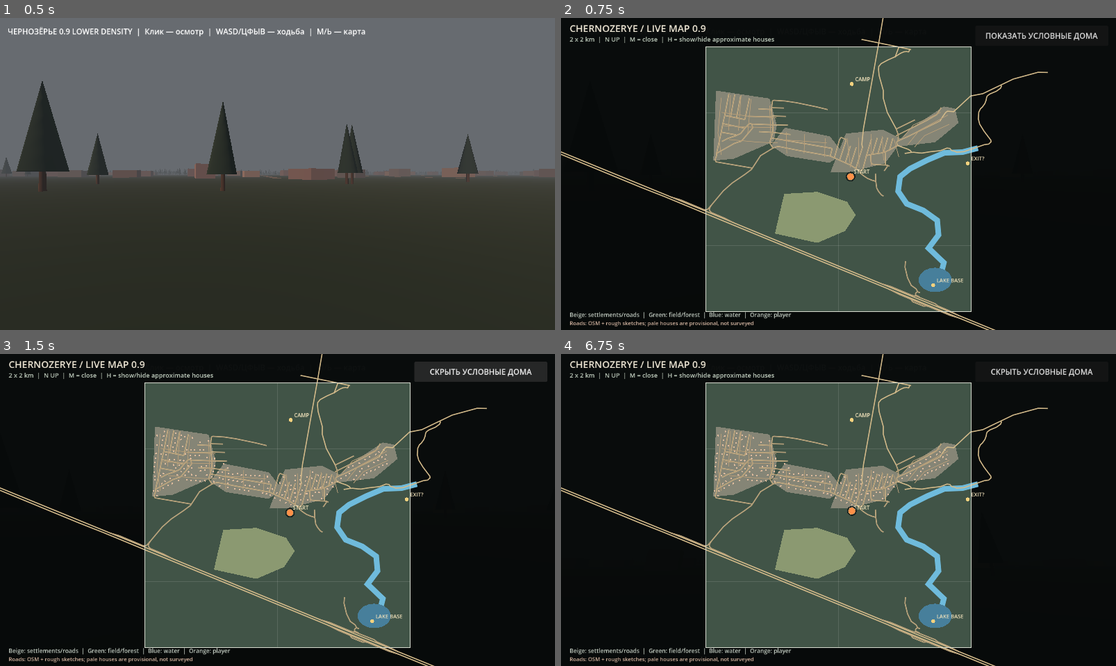
Above: before the commit, frames 1-4 (two rows, left to right).
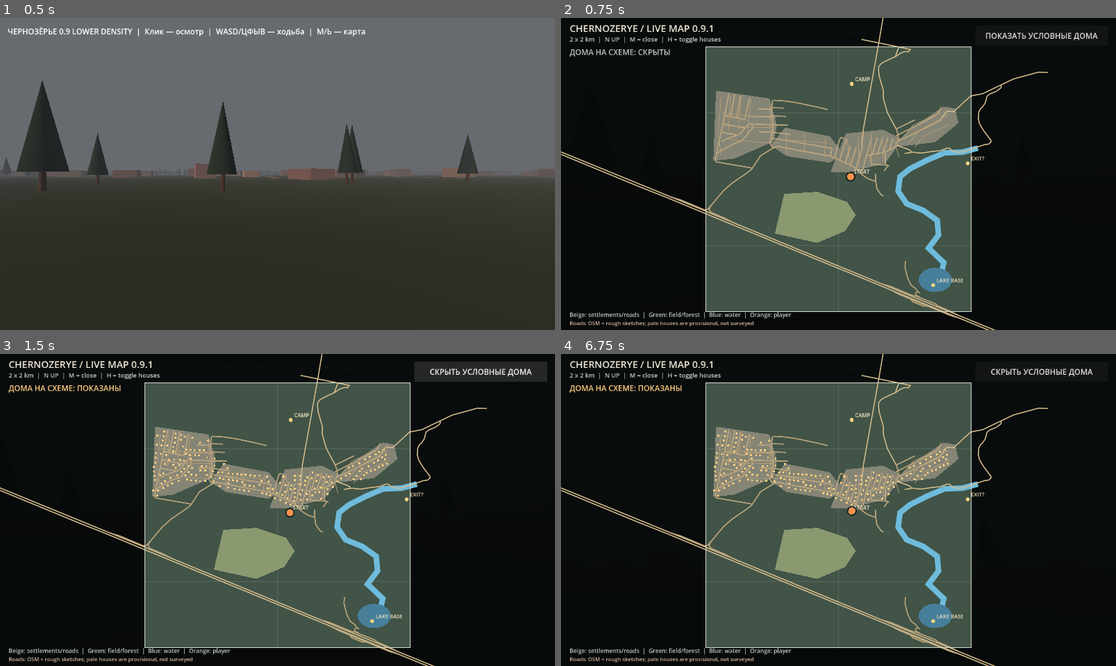
Above: after the commit, the same moments.

Repository: blacklambcult/chernozerye
Game: Godot game, scene res://main.tscn
Same seed, same stepped clock (60 frames per second), same inputs: the game is played once before the commit and once after it.
Inputs (mouse positions are in pixels of both pictures, inside the frame that each line leads up to):
- Up to frame 1 (0.5 s): no input
- Up to frame 2 (0.75 s): tap Enter at 0.5 s; move the mouse to (960, 158) at 0.52 s; hold D from 0.53 s (still down); tap M at 0.6 s; click (960, 158) at 0.67 s
- Up to frame 3 (1.5 s): tap Space at 0.77 s; release D at 1.25 s; click "ПОКАЗАТЬ УСЛОВНЫЕ ДОМА" at 1.25 s
- Up to frame 4 (6.75 s): click "СКРЫТЬ УСЛОВНЫЕ ДОМА" at 2 s; tap Space at 2.75, 3.02, 4.25, 4.52, 5.27, 6.02 s; move the mouse to (727, 525) at 2.77 s; hold S 2.78-3.53 s; tap Shift at 2.85 s; tap Enter at 3.5 s; move the mouse to (894, 441) at 3.52 s; hold D 3.53-4.28 s; tap H at 3.6, 5.85 s; move the mouse to (810, 572) at 4.27 s; hold W from 4.28 s (still down); tap M at 4.35, 6.6 s; click (810, 572) at 4.42 s; move the mouse to (877, 513) at 5.02 s; hold Shift 5.03-5.78 s; move the mouse to (794, 506) at 5.77 s; move the mouse to (844, 510) at 6.52 s; click (844, 510) at 6.67 s

Frame 1 is identical in both runs. In frame 2, 0.4% of the frame differs, in the area x 1-39%, y 2-13%; in frame 3, 0.8%, in the area x 1-70%, y 2-49%; in frame 4, 0.8%.

Commit message:
ui: display clear housing layer status and contrast on overhead map

Diff:
--- a/godot/live_map_v08.gd
+++ b/godot/live_map_v08.gd
@@ -72,11 +72,11 @@
             for house in geo.house_footprints:
                 var center: Vector2 = _map_pos(house["center"])
                 var footprint := Vector2(
-                    maxf(3.0, float(house["width"]) * meters_to_pixels),
-                    maxf(3.0, float(house["depth"]) * meters_to_pixels)
+                    maxf(4.0, float(house["width"]) * meters_to_pixels),
+                    maxf(4.0, float(house["depth"]) * meters_to_pixels)
                 )
                 draw_set_transform(center, float(house["angle"]), Vector2.ONE)
-                draw_rect(Rect2(-footprint * 0.5, footprint), Color("#dfbc9e"))
+                draw_rect(Rect2(-footprint * 0.5, footprint), Color("#ffce80"))
             draw_set_transform(Vector2.ZERO, 0.0, Vector2.ONE)
     for feature in osm_features:
         if not feature is Dictionary or feature.get("type", "") != "road":
@@ -106,7 +106,9 @@
         var p := _map_pos(Vector2(player.position.x, -player.position.z))
         draw_circle(p, 7.0, Color("#ff9149"))
         draw_arc(p, 9.0, 0.0, TAU, 24, Color("#191d1b"), 2.0)
-    _text(Vector2(18, 29), "CHERNOZERYE / LIVE MAP 0.9", Color("#f2ead8"), 20)
-    _text(Vector2(18, 49), "2 x 2 km  |  N UP  |  M = close  |  H = show/hide approximate houses", Color("#c2cfc0"))
+    _text(Vector2(18, 29), "CHERNOZERYE / LIVE MAP 0.9.1", Color("#f2ead8"), 20)
+    _text(Vector2(18, 49), "2 x 2 km  |  N UP  |  M = close  |  H = toggle houses", Color("#c2cfc0"))
+    var house_status := "ДОМА НА СХЕМЕ: ПОКАЗАНЫ" if show_houses else "ДОМА НА СХЕМЕ: СКРЫТЫ"
+    _text(Vector2(18, 77), house_status, Color("#ffce80") if show_houses else Color("#c0c7c0"), 16)
     _text(Vector2(18, size.y - 27), "Beige: settlements/roads  |  Green: field/forest  |  Blue: water  |  Orange: player", Color("#c9d3c8"), 12)
     _text(Vector2(18, size.y - 10), "Roads: OSM + rough sketches; pale houses are provisional, not surveyed", Color("#d3b4a0"), 11)
